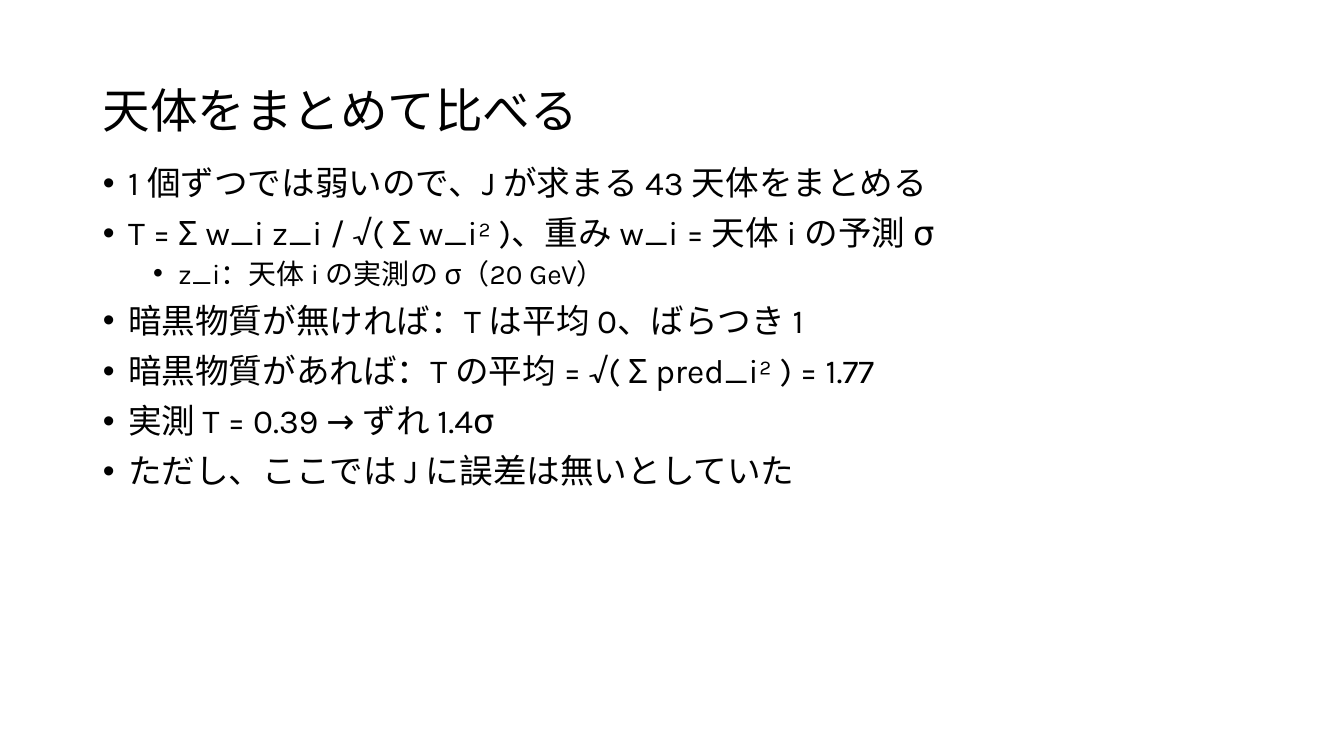
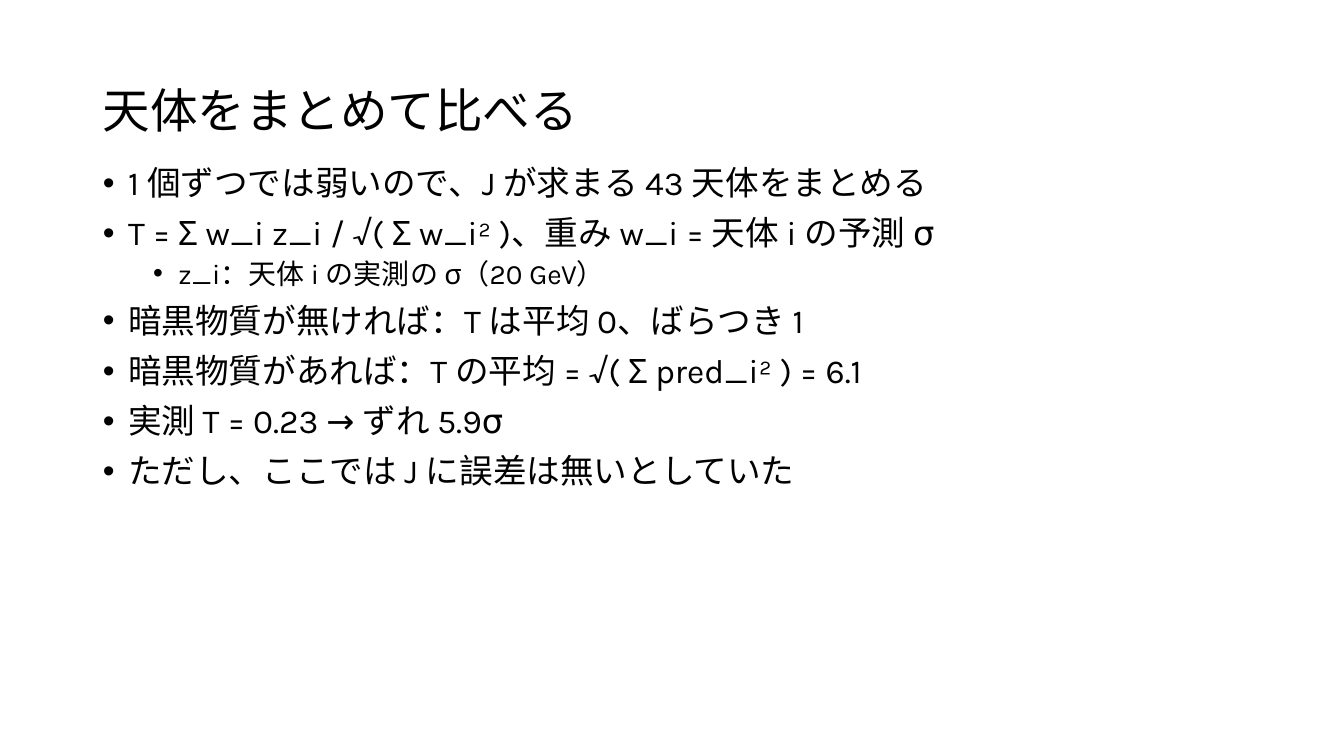
Before and after one commit to Mikann20041029/darkmatter-slides, a slide deck: slide 35 of slides/2026-10-03_研究進捗報告_claude_夕方版.pptx (slide 34 before the commit). Drawn at 1344x756 pixels with LibreOffice and Linux fonts; fonts in the diff are those of the drawing. Boxes give left, top, right and bottom in pixels: in the first picture for what was removed or moved away, otherwise in the second. Text is boxed around its words. In the diff, an @@ line names an element or a change of style, - is before the commit and + after.

```diff
--- a/slides/2026-10-03_研究進捗報告_claude_夕方版.pptx
+++ b/slides/2026-10-03_研究進捗報告_claude_夕方版.pptx
@@ text at [128, 354, 862, 436]: text changed @@
-• 暗黒物質があれば：T の平均 = √( Σ pred_i² ) = 1.77
-• 実測 T = 0.39 → ずれ 1.4σ
+• 暗黒物質があれば：T の平均 = √( Σ pred_i² ) = 6.1
+• 実測 T = 0.23 → ずれ 5.9σ
```
Also in this commit, not shown: 14 other slides changed, 1 slide added.
